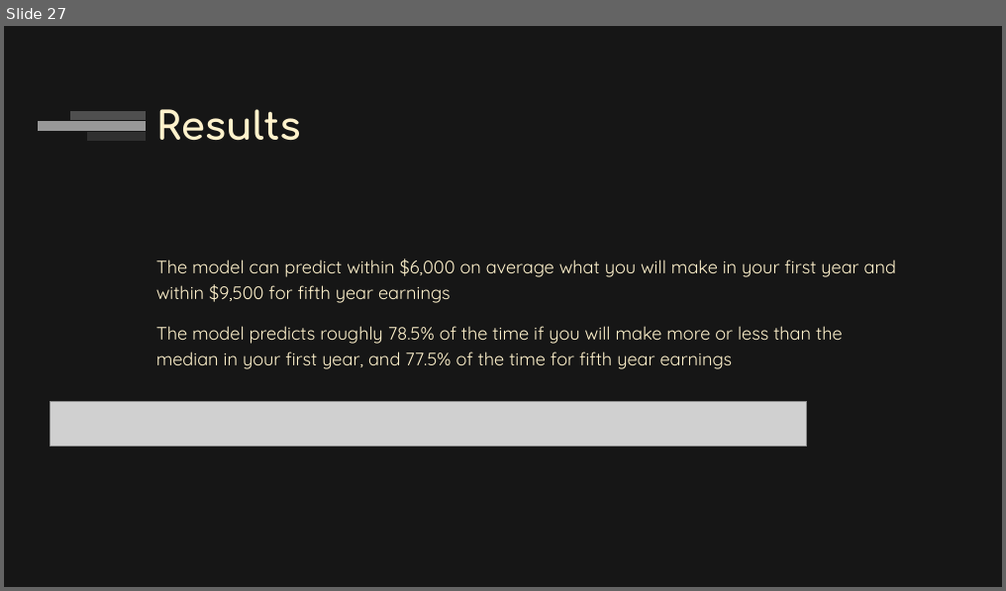
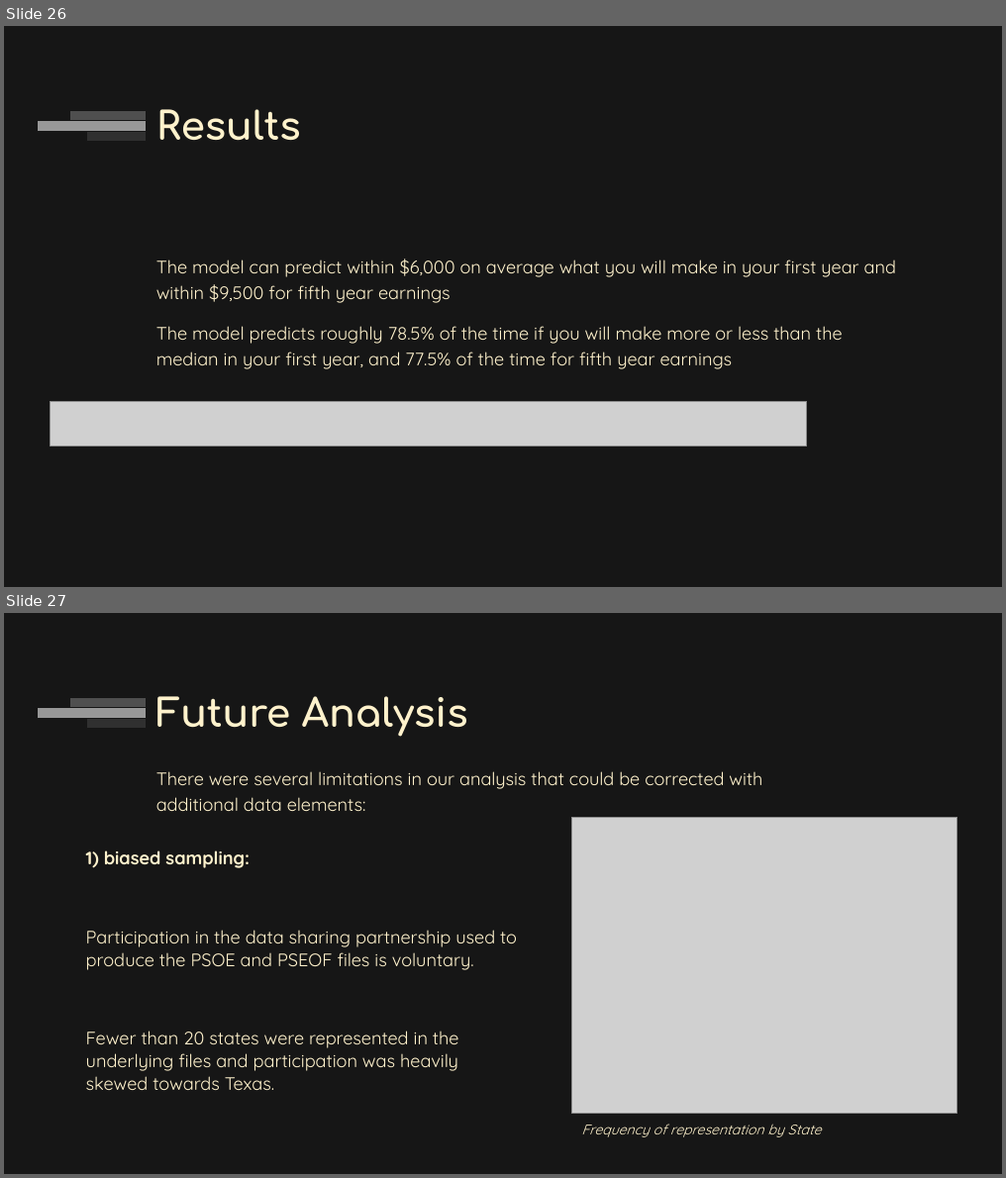
Before and after one commit to adinfinitum225/final_project, a slide deck: media/Final Project - Employment Prosepects.pptx. Shown one above the other, each under a label of ours: slide 27 before the commit, slides 26 and 27 after it. The pictures are 1006x591 and 1006x1178 pixels, drawn with LibreOffice and Linux fonts; fonts in the diff are those of the drawing; grey boxes stand for pictures. Boxes give left, top, right and bottom in pixels: in the first picture for what was removed or moved away, otherwise in the second. Text is boxed around its words. In the diff, an @@ line names an element or a change of style, - is before the commit and + after.

```diff
--- a/media/Final Project - Employment Prosepects.pptx
+++ b/media/Final Project - Employment Prosepects.pptx
@@ slide 27 added at (4, 613, 1002, 1174), background #161616; not listed: 3 template elements that a slide beside it also shows @@
@@ title added at (156, 696, 468, 736), 28 pt, text #FFF2CC, bold @@
+Future Analysis
@@ text added at (156, 771, 762, 811), 13 pt, text #FFF2CC @@
+There were several limitations in our analysis that could be corrected with additional data elements:
@@ picture added at (572, 818, 957, 1114) @@
@@ text added at (86, 851, 517, 1090), 13 pt, text #FFF2CC @@
+1) biased sampling:
+Participation in the data sharing partnership used to produce the PSOE and PSEOF files is voluntary.
+Fewer than 20 states were represented in the underlying files and participation was heavily skewed towards Texas.
@@ text added at (581, 1124, 822, 1138), 10.1 pt, text #FFF2CC, italic @@
+Frequency of representation by State
@@ what was slide 27 is now slide 26 @@
```
Also in this commit, not shown: 5 slides changed, 5 other slides added, 4 slides removed.
